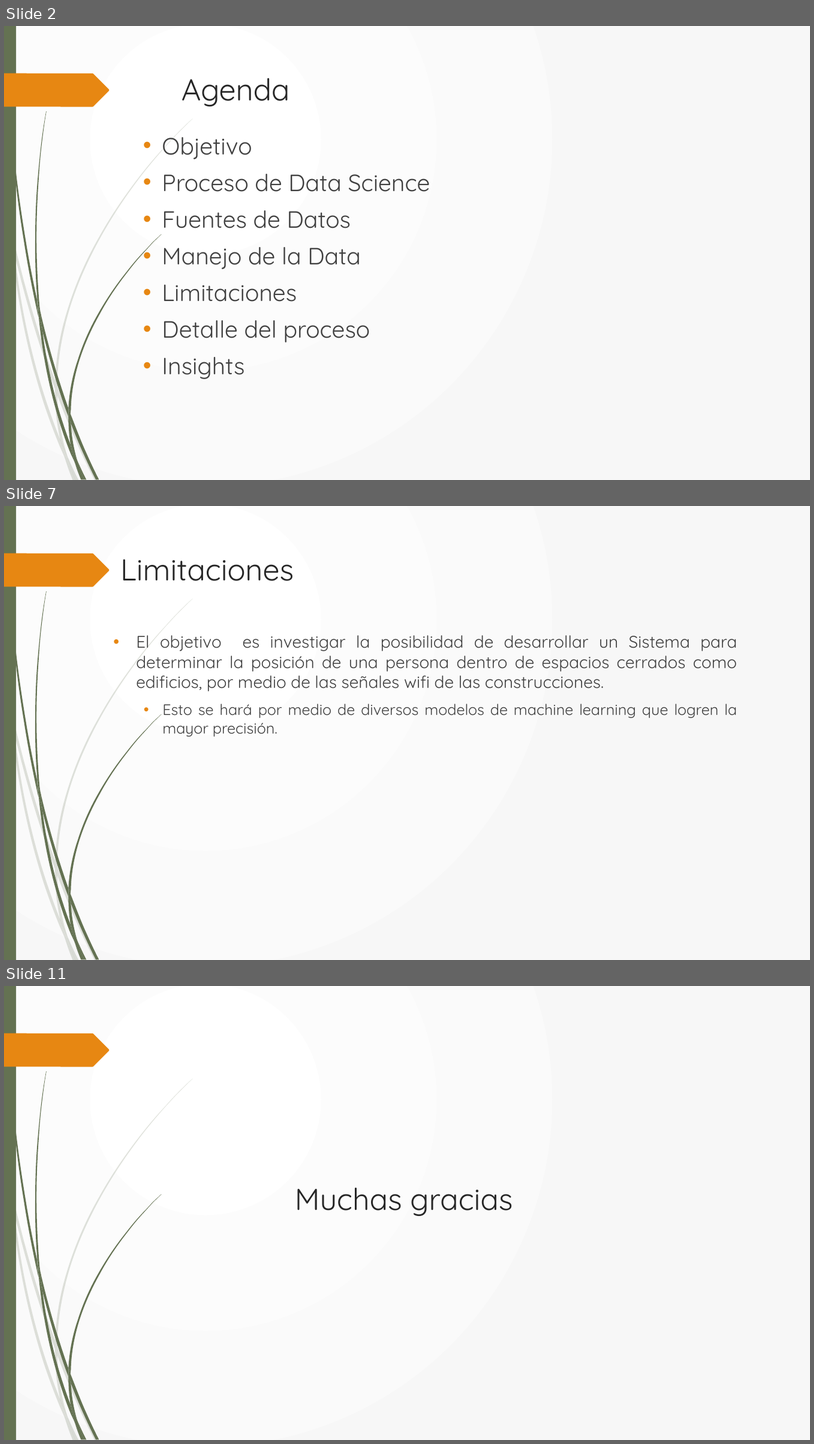
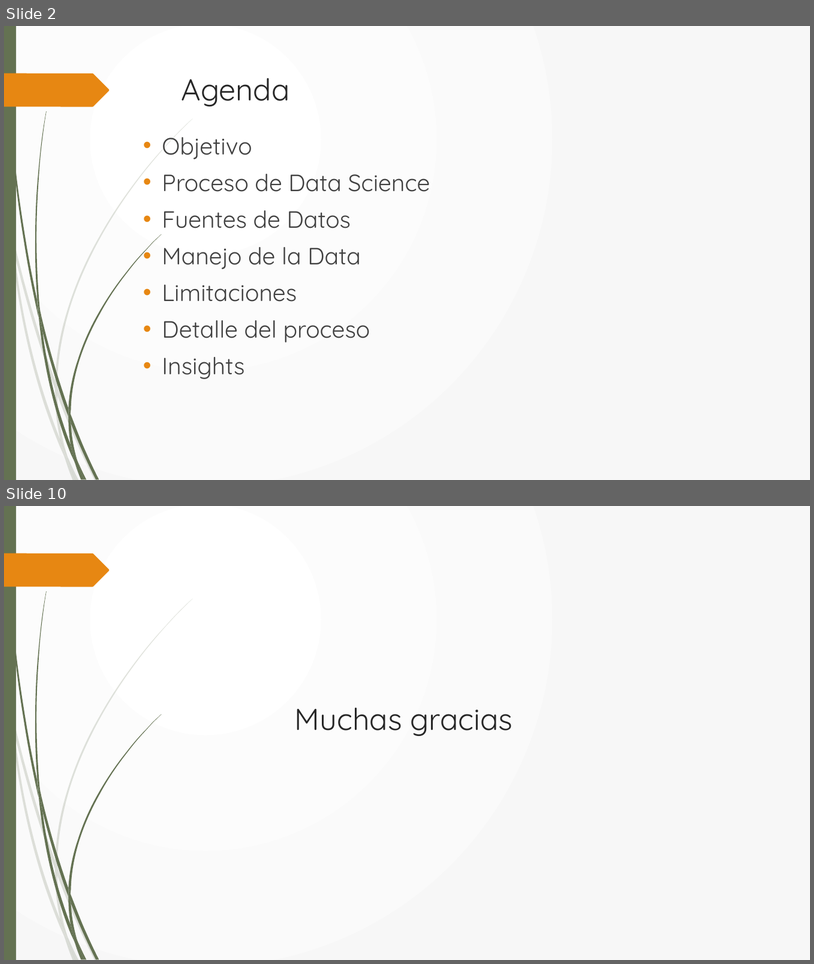
Before and after one commit to tgarita/Cenfotec-GitHub-Jupyter, a slide deck: Presentacion _CreditScore_Tatiana_Garita.pptx. Shown one above the other, each under a label of ours: slides 2, 7 and 11 before the commit, slides 2 and 10 after it; the slides between them are not shown. The pictures are 814x1444 and 814x964 pixels, drawn with LibreOffice and Linux fonts; fonts in the diff are those of the drawing. Boxes give left, top, right and bottom in pixels: in the first picture for what was removed or moved away, otherwise in the second. Text is boxed around its words. In the diff, an @@ line names an element or a change of style, - is before the commit and + after.

```diff
--- a/Presentacion _CreditScore_Tatiana_Garita.pptx
+++ b/Presentacion _CreditScore_Tatiana_Garita.pptx
@@ slide 7 removed at [4, 506, 810, 960], background gradient #FFFFFF to #F8F8F8; not listed: 24 template elements that a slide beside it also shows @@
@@ title removed at [120, 559, 294, 581] @@
-Limitaciones
@@ text removed at [136, 635, 737, 736] @@
-• El objetivo es investigar la posibilidad de desarrollar un Sistema para determinar la posición de una persona dentro de espacios cerrados como edificios, por medio de las señales wifi de las construcciones.
-  • Esto se hará por medio de diversos modelos de machine learning que logren la mayor precisión.
@@ what was slide 11 is now slide 10 @@
```
Also in this commit, not shown: 5 slides changed, 3 slides added, 3 other slides removed.
